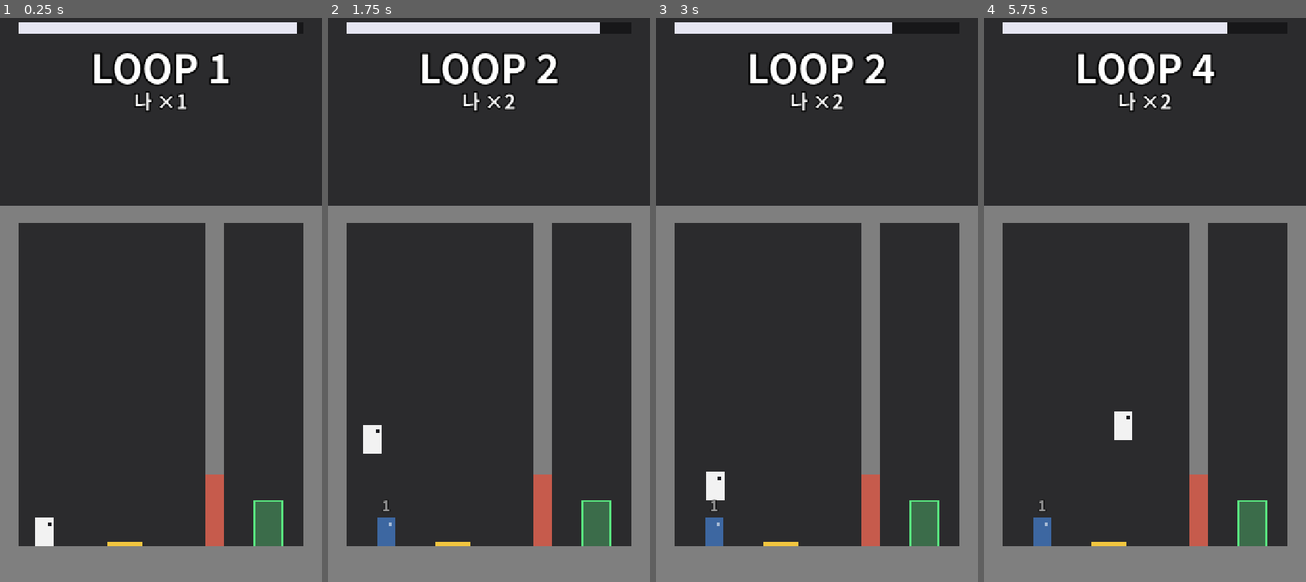
Above: before the commit, frames 1-4 (left to right).
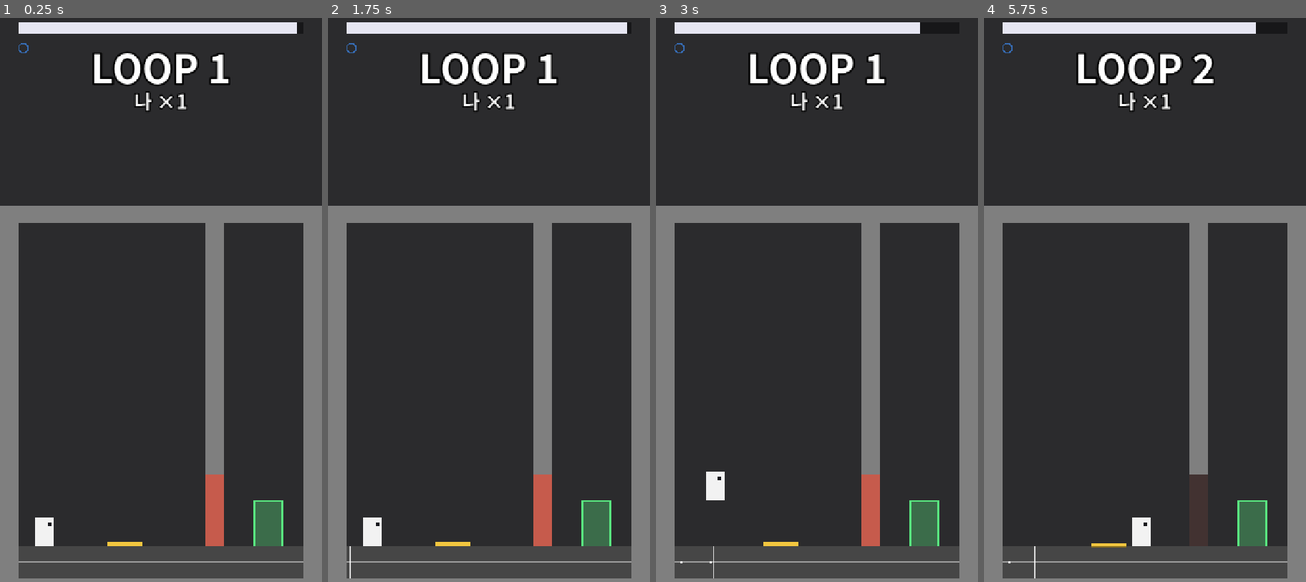
Above: after the commit, the same moments.

Repository: djkdb/echo-loop
Game: Godot game, scene res://game/main.tscn
Two runs of this game, one before a commit and one after it. Both use one fixed random seed, a clock stepped at 60 frames per second and the inputs below.
Inputs:
- Up to frame 1 (0.25 s): no input
- Up to frame 2 (1.75 s): tap Enter at 0.5 s; hold D (move_right) from 0.53 s (still down); tap R (end_loop) at 0.6 s; tap Space (jump) at 0.77, 1.07, 1.52 s; tap E (interact) at 0.8, 1.35 s; tap Backspace (undo_ghost) at 1.55 s
- Up to frame 3 (3 s): tap Space (jump) at 1.82, 2.3, 2.85 s; release D (move_right) at 2.03 s; hold A (move_left) 2.03-2.78 s; tap Backspace (undo_ghost) at 2.1 s; hold D (move_right) from 2.78 s (still down)
- Up to frame 4 (5.75 s): tap Space (jump) at 3.02, 3.32, 3.77, 4.07, 4.52, 4.82, 5.3 s; tap R (end_loop) at 3.05, 3.6 s; tap E (interact) at 3.8, 4.35 s; release D (move_right) at 4.28 s; hold A (move_left) 4.28-5.03 s; tap Backspace (undo_ghost) at 4.55, 5.1 s; hold D (move_right) from 5.03 s (still down)

The runs differ from the first frame. In frame 1, 5.1% of the frame differs, in the area x 5-95%, y 4-100%; in frame 2, 6.3%; in frame 3, 5.8%; in frame 4, 7.2%, in the area x 5-95%, y 0-100%.

Commit message:
feat: undo ghost, overwrite selection and loop timeline
- undo_ghost(Backspace): 마지막 고스트 삭제, 루프 번호 -1, 지금 루프를 처음부터
- select_ghost_1~4: 그 번호 고스트를 빼고(benched: 숨김·충돌 없음·누르지 않음) 루프를 처음부터,
  루프가 끝나면 그 녹화로 덮어씀. 같은 번호를 다시 누르면 취소
- HUD: 좌상단 고스트 슬롯(덮어쓰기 대상 깜빡임), "n번 다시 찍기" 표시
- 루프 타임라인(화면 하단): 고스트별 가로줄 + 지금의 나, 점프·interact 점, 붕괴 X, 현재 틱 커서

Co-Authored-By: Claude Opus 5.5 <noreply@anthropic.com>
Claude-Session: https://claude.ai/code/session_012uqn4BG6ySUPafZFc9J89x

Diff:
--- a/actors/ghost.gd
+++ b/actors/ghost.gd
@@ -18,6 +18,10 @@
 
 var number: int = 1
 var alive: bool = true
+## 덮어쓰기 대상으로 골라져 이번 루프는 빠져 있는 상태(숨김·충돌 없음·누르지 않음).
+var benched: bool = false
+## 이번 루프에서 붕괴한 틱(루프 타임라인 표시용). 붕괴 안 했으면 -1.
+var collapsed_at_tick: int = -1
 ## 이번 틱에 가기로 한 위치. sync_to_physics라 global_position은 물리 스텝 뒤에야 따라오므로,
 ## 리셋 직후 겹침 판정처럼 "지금 어디로 가 있는가"가 필요하면 이 값을 쓴다.
 var replay_position: Vector2 = Vector2.ZERO
@@ -32,7 +36,8 @@
 @onready var _number_label: Label = $NumberLabel
 
 
-## 트리에 넣기 전에 호출한다. frames는 이미 깊은 복사된 녹화여야 한다(Player가 리셋 때 원본을 비움).
+## 트리에 넣기 전에 호출한다(덮어쓰기 때는 트리 안에서 다시 부르고 바로 reset된다).
+## frames는 이미 깊은 복사된 녹화여야 한다(Player가 리셋 때 원본을 비움).
 func setup(frames: Array[Dictionary], ghost_number: int) -> void:
 	_frames = frames
 	number = ghost_number
@@ -80,15 +85,21 @@
 
 
 ## 끼임 판정 등에서 쓰는 몸 모양(Player·고스트 공용 body_shape.tres).
+## 녹화(읽기 전용으로 쓸 것). 루프 타임라인이 점프·interact 틱을 읽는다.
+func frames() -> Array[Dictionary]:
+	return _frames
+
+
 func body_shape() -> Shape2D:
 	return _shape.shape
 
 
 func reset() -> void:
 	_tick = 0
-	alive = true
-	show()
-	_shape.disabled = false
+	collapsed_at_tick = -1
+	alive = not benched
+	visible = not benched
+	_shape.disabled = benched
 	if _frames.is_empty():
 		return
 	global_position = _frames[0]["pos"]
@@ -101,6 +112,7 @@
 	if not alive:
 		return
 	alive = false
+	collapsed_at_tick = _tick
 	hide()
 	# 숨기기만 하면 보이지 않는 발판이 남는다. 같은 틱에 Player가 밟지 못하도록 충돌도 즉시 끈다.
 	_shape.disabled = true
--- a/game/loop_manager.gd
+++ b/game/loop_manager.gd
@@ -28,6 +28,9 @@
 var loop_index: int = 1
 var cleared: bool = false
 
+## 다음 녹화로 덮어쓸 고스트 번호(0 = 없음). 고른 고스트는 그동안 빠져 있다(benched).
+var overwrite_target: int = 0
+
 var _ghosts: Array[Ghost] = []
 ## 레이저 등이 틱 중간에 실패를 알리면 표시만 해 두고, 이 노드 차례(틱 끝)에 리셋한다.
 ## 중간에 바로 리셋하면 같은 틱에 tick이 1 올라가 다음 루프 녹화 길이가 loop_ticks와 어긋난다.
@@ -49,6 +52,13 @@
 	if Input.is_action_just_pressed("restart_stage"):
 		restart_stage()
 		return
+	if Input.is_action_just_pressed("undo_ghost"):
+		undo_ghost()
+		return
+	for n: int in range(1, 5):
+		if Input.is_action_just_pressed("select_ghost_%d" % n):
+			select_ghost(n)
+			return
 	if _fail_pending:
 		_fail_pending = false
 		loop_failed.emit()
@@ -62,8 +72,34 @@
 
 func end_loop() -> void:
 	loop_index += 1
-	_spawn_ghost()
+	if overwrite_target > 0:
+		_overwrite_ghost()
+	else:
+		_spawn_ghost()
 	loop_ended.emit(loop_index)
+	_reset_all()
+
+
+## 마지막 고스트를 지우고 지금 루프를 처음부터 다시 한다.
+func undo_ghost() -> void:
+	if _ghosts.is_empty():
+		return
+	var ghost: Ghost = _ghosts.pop_back()
+	if overwrite_target == ghost.number:
+		overwrite_target = 0
+	ghosts_root.remove_child(ghost)
+	ghost.queue_free()
+	loop_index = maxi(loop_index - 1, 1)
+	_reset_all()
+
+
+## n번 고스트를 다음 녹화로 덮어쓰도록 고른다(이미 골랐으면 취소). 고른 고스트는 빠진 채로 루프를 처음부터 다시 한다.
+func select_ghost(n: int) -> void:
+	if n > _ghosts.size():
+		return
+	overwrite_target = 0 if overwrite_target == n else n
+	for ghost: Ghost in _ghosts:
+		ghost.benched = ghost.number == overwrite_target
 	_reset_all()
 
 
@@ -71,6 +107,7 @@
 	loop_index = 1
 	cleared = false
 	_fail_pending = false
+	overwrite_target = 0
 	for ghost: Ghost in _ghosts:
 		# queue_free만 하면 프레임 끝까지 트리·물리 공간에 남아 reset 대상이 되고 밟힐 수도 있다.
 		# 먼저 트리에서 빼서 즉시 물리 공간에서도 사라지게 한다.
@@ -119,6 +156,18 @@
 	_ghosts.append(ghost)
 
 
+func _overwrite_ghost() -> void:
+	var ghost: Ghost = _ghosts[overwrite_target - 1]
+	overwrite_target = 0
+	ghost.benched = false
+	if not player.recording.is_empty():
+		ghost.setup(player.recording.duplicate(true), ghost.number)
+
+
+func ghosts() -> Array[Ghost]:
+	return _ghosts
+
+
 func _reset_all() -> void:
 	tick = 0
 	get_tree().call_group("resettable", "reset")
--- a/game/main.tscn
+++ b/game/main.tscn
@@ -24,5 +24,6 @@
 ghosts_root = NodePath("../Ghosts")
 ghost_scene = ExtResource("4_ghost")
 
-[node name="HUD" parent="." node_paths=PackedStringArray("loop_manager") instance=ExtResource("3_hud")]
+[node name="HUD" parent="." node_paths=PackedStringArray("loop_manager", "player") instance=ExtResource("3_hud")]
 loop_manager = NodePath("../LoopManager")
+player = NodePath("../Player")
--- /dev/null
+++ b/ui/ghost_slots.gd
@@ -0,0 +1,29 @@
+class_name GhostSlots
+extends Control
+## 좌상단 고스트 슬롯(기획서 HUD: ●●○ = 3명 중 2명 사용). 덮어쓰기로 고른 슬롯은 흰 테두리로 깜빡인다.
+## 상태를 읽어 그리기만 하므로 _process(연출)에서 갱신한다.
+
+const RADIUS: float = 12.0
+const GAP: float = 34.0
+
+var loop_manager: LoopManager
+
+
+func _process(_delta: float) -> void:
+	queue_redraw()
+
+
+func _draw() -> void:
+	if loop_manager == null:
+		return
+	var ghosts: Array[Ghost] = loop_manager.ghosts()
+	var slots: int = maxi(loop_manager.max_ghosts, ghosts.size())
+	for i in slots:
+		var center: Vector2 = Vector2(RADIUS + i * GAP, RADIUS)
+		var color: Color = Ghost.COLORS[i % Ghost.COLORS.size()]
+		if i < ghosts.size():
+			draw_circle(center, RADIUS, color)
+		else:
+			draw_arc(center, RADIUS - 1.5, 0.0, TAU, 32, color.darkened(0.3), 3.0)
+		if loop_manager.overwrite_target == i + 1 and int(Time.get_ticks_msec() / 300) % 2 == 0:
+			draw_arc(center, RADIUS + 4.0, 0.0, TAU, 32, Color.WHITE, 3.0)
--- a/ui/hud.gd
+++ b/ui/hud.gd
@@ -1,8 +1,10 @@
 class_name Hud
 extends CanvasLayer
-## 남은 시간 바, "LOOP n" / "나 ×n" 두 줄, 클리어 표시. 게임 상태는 읽기만 하므로 _process(연출)에서 갱신한다.
+## 남은 시간 바, "LOOP n" / "나 ×n" 두 줄, 고스트 슬롯, 루프 타임라인, 클리어 표시.
+## 게임 상태는 읽기만 하므로 _process(연출)에서 갱신한다.
 
 @export var loop_manager: LoopManager
+@export var player: Player
 @export var warning_seconds: float = 3.0
 @export var bar_color: Color = Color(0.9, 0.9, 0.95, 1)
 @export var warning_color: Color = Color(1, 0.35, 0.3, 1)
@@ -13,10 +15,15 @@
 @onready var _loop_label: Label = $LoopLabel
 @onready var _count_label: Label = $CountLabel
 @onready var _clear_panel: Control = $ClearPanel
+@onready var _slots: GhostSlots = $GhostSlots
+@onready var _timeline: Timeline = $Timeline
 
 
 func _ready() -> void:
 	_warning_ticks = int(warning_seconds * Engine.physics_ticks_per_second)
+	_slots.loop_manager = loop_manager
+	_timeline.loop_manager = loop_manager
+	_timeline.player = player
 
 
 func _process(_delta: float) -> void:
@@ -28,4 +35,6 @@
 	_fill.color = warning_color if remaining <= _warning_ticks else bar_color
 	_loop_label.text = "LOOP %d" % loop_manager.loop_index
 	_count_label.text = "나 ×%d" % (loop_manager.ghost_count() + 1)
+	if loop_manager.overwrite_target > 0:
+		_count_label.text += "  ·  %d번 다시 찍기" % loop_manager.overwrite_target
 	_clear_panel.visible = loop_manager.cleared
--- a/ui/hud.tscn
+++ b/ui/hud.tscn
@@ -1,6 +1,8 @@
 [gd_scene format=3 uid="uid://bbhw52j86weeg"]
 
 [ext_resource type="Script" uid="uid://bjhe2kuedlu8j" path="res://ui/hud.gd" id="1_hud"]
+[ext_resource type="Script" uid="uid://dqtxr8hnxwl5v" path="res://ui/ghost_slots.gd" id="2_slots"]
+[ext_resource type="Script" uid="uid://dejvep1pwtqhy" path="res://ui/timeline.gd" id="3_timeline"]
 
 [node name="HUD" type="CanvasLayer"]
 script = ExtResource("1_hud")
@@ -49,6 +51,31 @@
 text = "나 ×1"
 horizontal_alignment = 1
 vertical_alignment = 1
+
+[node name="GhostSlots" type="Control" parent="."]
+layout_mode = 3
+anchors_preset = 0
+offset_left = 40.0
+offset_top = 76.0
+offset_right = 180.0
+offset_bottom = 104.0
+mouse_filter = 2
+script = ExtResource("2_slots")
+
+[node name="Timeline" type="Control" parent="."]
+layout_mode = 3
+anchors_preset = 12
+anchor_top = 1.0
+anchor_right = 1.0
+anchor_bottom = 1.0
+offset_left = 40.0
+offset_top = -80.0
+offset_right = -40.0
+offset_bottom = -8.0
+grow_horizontal = 2
+grow_vertical = 0
+mouse_filter = 2
+script = ExtResource("3_timeline")
 
 [node name="ClearPanel" type="Control" parent="."]
 visible = false
--- /dev/null
+++ b/ui/timeline.gd
@@ -0,0 +1,72 @@
+class_name Timeline
+extends Control
+## 화면 하단 루프 타임라인: 고스트별 가로줄(+ 맨 아래 지금의 나)에 점프(작은 점)·interact(마름모) 시점과
+## 현재 틱 커서를 그린다. "1번이 4초에 버튼을 누른다"를 눈으로 계획하게 하는 장치.
+
+var loop_manager: LoopManager
+var player: Player
+
+
+func _process(_delta: float) -> void:
+	queue_redraw()
+
+
+## 줄마다 {color, jumps, interacts, collapsed_at, benched}. tick은 1부터(녹화 i번째 = i+1틱).
+func rows() -> Array[Dictionary]:
+	var out: Array[Dictionary] = []
+	if loop_manager == null:
+		return out
+	for ghost: Ghost in loop_manager.ghosts():
+		var row: Dictionary = _events(ghost.frames())
+		row["color"] = Ghost.COLORS[(ghost.number - 1) % Ghost.COLORS.size()]
+		row["collapsed_at"] = ghost.collapsed_at_tick
+		row["benched"] = ghost.benched
+		out.append(row)
+	if player != null:
+		var me: Dictionary = _events(player.recording)
+		me["color"] = Color(0.95, 0.95, 0.95, 1)
+		me["collapsed_at"] = -1
+		me["benched"] = false
+		out.append(me)
+	return out
+
+
+func _events(frames: Array[Dictionary]) -> Dictionary:
+	var jumps: PackedInt32Array = []
+	var interacts: PackedInt32Array = []
+	for i in frames.size():
+		if frames[i].get("jump", false):
+			jumps.append(i + 1)
+		if frames[i]["interact"]:
+			interacts.append(i + 1)
+	return {"jumps": jumps, "interacts": interacts}
+
+
+func _draw() -> void:
+	if loop_manager == null or loop_manager.loop_ticks <= 0:
+		return
+	draw_rect(Rect2(Vector2.ZERO, size), Color(0, 0, 0, 0.45))
+	var data: Array[Dictionary] = rows()
+	var row_h: float = size.y / maxf(float(data.size()), 1.0)
+	for r in data.size():
+		var row: Dictionary = data[r]
+		var y: float = row_h * (r + 0.5)
+		var color: Color = row["color"]
+		if row["benched"]:
+			color.a = 0.25
+		draw_line(Vector2(0, y), Vector2(size.x, y), Color(color, color.a * 0.5), 2.0)
+		for t: int in row["jumps"]:
+			draw_circle(Vector2(_x(t), y), 3.0, color)
+		for t: int in row["interacts"]:
+			var p: Vector2 = Vector2(_x(t), y)
+			draw_colored_polygon(PackedVector2Array([p + Vector2(0, -6), p + Vector2(6, 0), p + Vector2(0, 6), p + Vector2(-6, 0)]), color)
+		if row["collapsed_at"] >= 0:
+			var c: Vector2 = Vector2(_x(row["collapsed_at"]), y)
+			draw_line(c + Vector2(-5, -5), c + Vector2(5, 5), Color.RED, 3.0)
+			draw_line(c + Vector2(-5, 5), c + Vector2(5, -5), Color.RED, 3.0)
+	var cx: float = _x(loop_manager.tick)
+	draw_line(Vector2(cx, 0), Vector2(cx, size.y), Color(1, 1, 1, 0.8), 2.0)
+
+
+func _x(t: int) -> float:
+	return size.x * clampf(float(t) / float(loop_manager.loop_ticks), 0.0, 1.0)
Not shown, added: ui/ghost_slots.gd.uid
Not shown, added: ui/timeline.gd.uid
